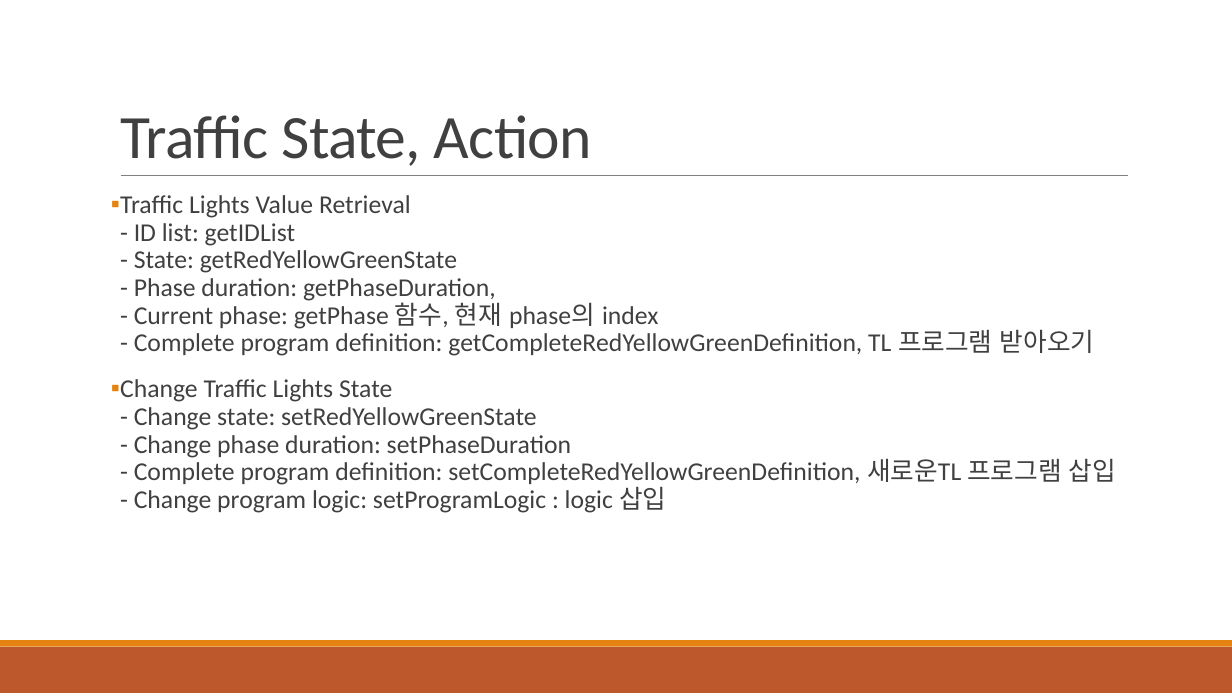
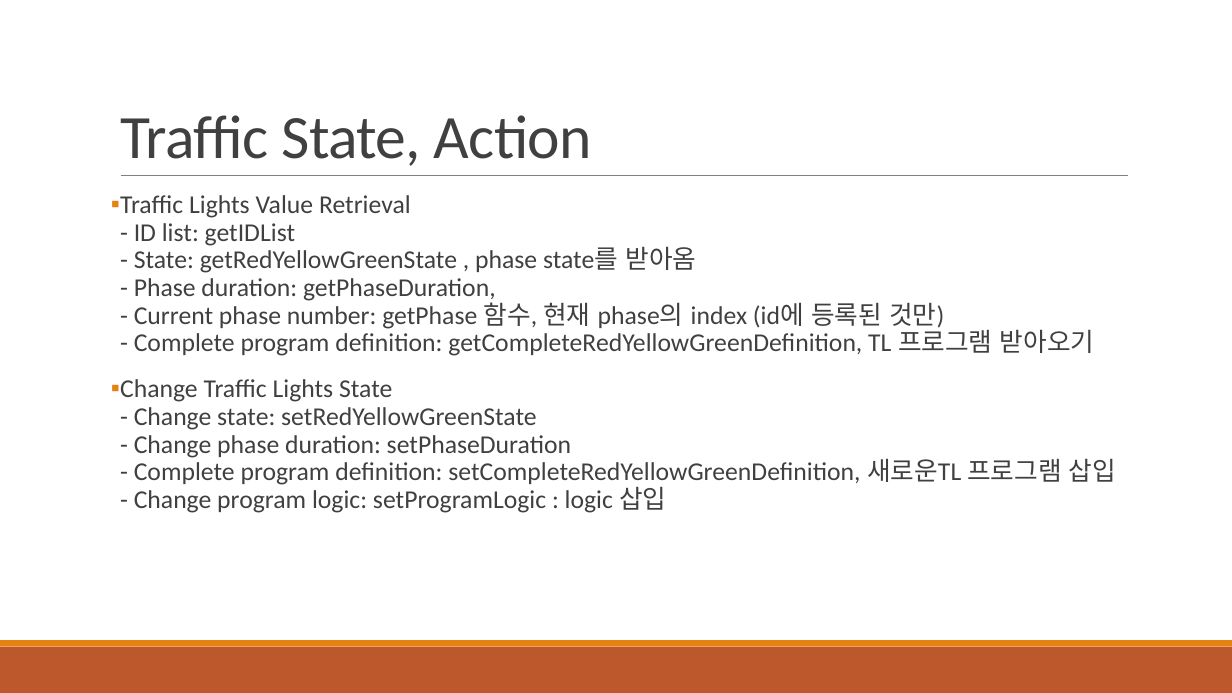
Before and after one commit to 3neutronstar/traffic-optimization_RL, a slide deck: slide 12 of 1st_Seminar(강민수).pptx. Drawn at 1232x693 pixels with LibreOffice and Linux fonts; fonts in the diff are those of the drawing. Boxes give left, top, right and bottom in pixels: in the first picture for what was removed or moved away, otherwise in the second. Text is boxed around its words. In the diff, an @@ line names an element or a change of style, - is before the commit and + after.

```diff
--- a/1st_Seminar(강민수).pptx
+++ b/1st_Seminar(강민수).pptx
@@ text at (120, 195, 1095, 356): text changed @@
-▪ Traffic Lights Value Retrieval
-  - ID list: getIDList
-  - State: getRedYellowGreenState
-  - Phase duration: getPhaseDuration,
-  - Current phase: getPhase 함수, 현재 phase의 index
-  - Complete program definition: getCompleteRedYellowGreenDefinition, TL 프로그램 받아오기
+▪ Traffic Lights Value Retrieval
+  - ID list: getIDList
+  - State: getRedYellowGreenState , phase state를 받아옴
+  - Phase duration: getPhaseDuration,
+  - Current phase number: getPhase 함수, 현재 phase의 index (id에 등록된 것만)
+  - Complete program definition: getCompleteRedYellowGreenDefinition, TL 프로그램 받아오기
```
Also in this commit, not shown: 1 other slide changed, 9 other files.
